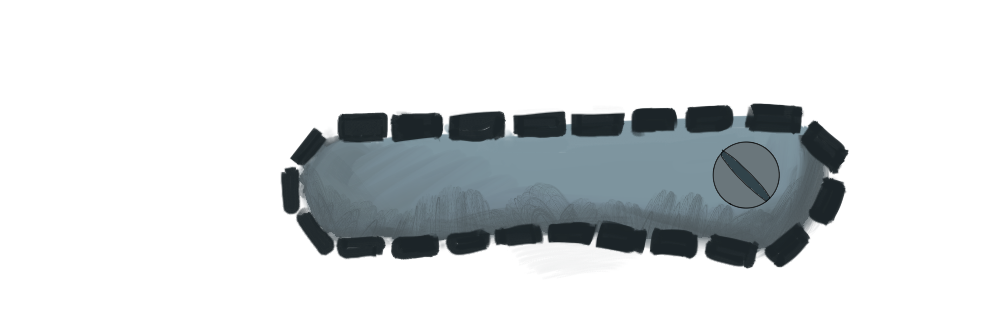
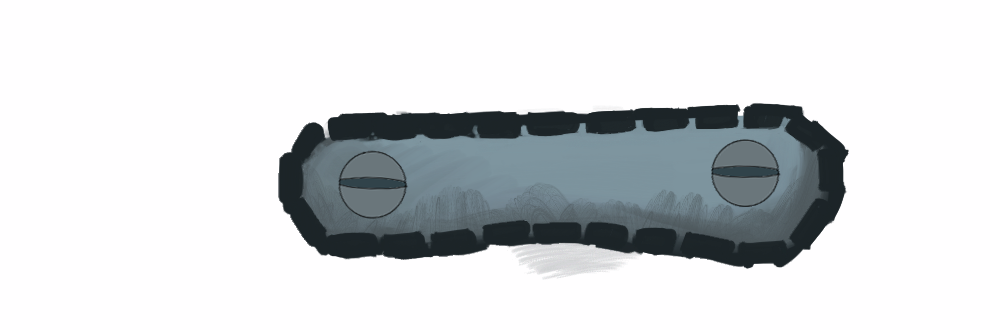
Comparing the layer stacks of the two 990px x 330px images. Changes:
added layer "Frame 4 copy" above "Frame 3 copy" over <box>278,103,844,280</box>
added layer "Frame 3 copy" above "Frame 2 copy" over <box>280,102,849,280</box>
added layer "Frame 2 copy" above "Frame 1 copy" over <box>278,103,844,280</box>
added layer "Frame 1 copy" above "Frame 4" over <box>280,102,849,280</box>
hid "Inserted Image" over <box>712,141,780,209</box>
hid "Layer 5" over <box>280,102,849,270</box>
hid "Layer 6" over <box>292,115,834,280</box>
